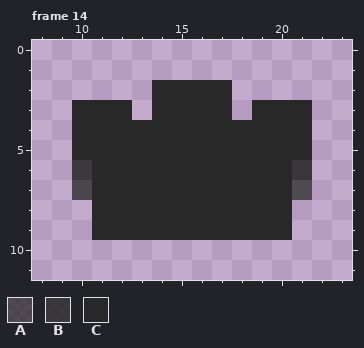
One commit to this pixel-art file: Dungeon/Content/Textures/Indicator.aseprite. Above is the file before it was changed.
32x32 pixels, 14 frames. Shown: frame 14: x 8..23, y 0..11.
Palette (. is transparent): A #282828bf  B #282828df  C #282828
Pixels before, frame 14, first column x 10:
 2 ....CCCC....
 3 CCC.CCCC.CCC
 4 CCCCCCCCCCCC
 5 CCCCCCCCCCCC
 6 BCCCCCCCCCCB
 7 ACCCCCCCCCCA
 8 .CCCCCCCCCC.
 9 .CCCCCCCCCC.
And afterwards:
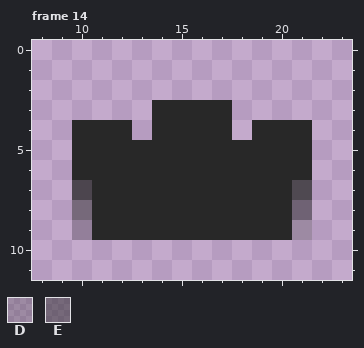
Colours new in this view: D #2828283f  E #2828287f
Changes in this commit:
Changed rows in their new state; - is an unchanged pixel.
Frame 14:
first column x 10:
 2 ----....----
 3 ...------...
 4 ---.----.---
 6 C----------C
 8 E----------E
 9 D----------D
Where, in picture pixels (left, top, right, bottom), the same in both pictures:
changed: (72, 80, 312, 240)
